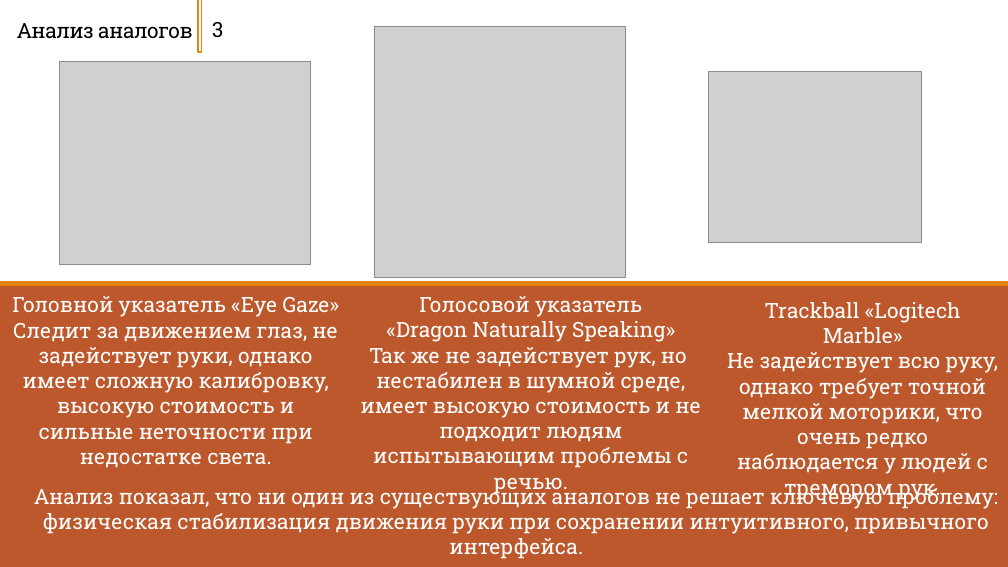
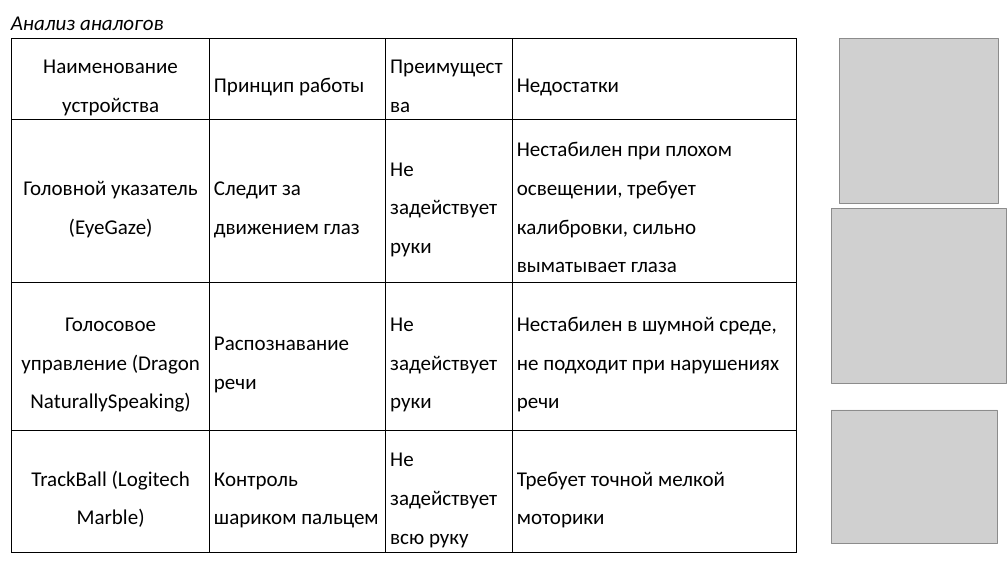
Before and after one commit to Zerocummer/Mmm-Yummers, a slide deck: slide 3 of Мышка для людей с ОВЗ/Документы/Презентация о манипуляторе другая.pptx. Drawn at 1008x567 pixels with LibreOffice and Linux fonts; fonts in the diff are those of the drawing; grey boxes stand for pictures. Boxes give left, top, right and bottom in pixels: in the first picture for what was removed or moved away, otherwise in the second. Text is boxed around its words. In the diff, an @@ line names an element or a change of style, - is before the commit and + after.

```diff
--- a/Мышка для людей с ОВЗ/Документы/Презентация о манипуляторе другая.pptx
+++ b/Мышка для людей с ОВЗ/Документы/Презентация о манипуляторе другая.pptx
@@ title "Анализ аналогов": place and size @@
-title "Анализ аналогов" at [17,23,193,39]
+title "Анализ аналогов" at [11,16,164,30]
@@ title "Анализ аналогов" at [11,16,164,30]: font Roboto Slab to Calibri, letter spacing -0.5 to 0 pt, italic on; line spacing 0.85 to 0.9; vertical alignment bottom to middle @@
@@ rectangle removed at [198,0,202,52] @@
@@ text removed at [212,22,223,38] @@
-3
@@ table added at [11,39,796,553], 4 rows, 4 columns @@
+Наименование устройства | Принцип работы | Преимущества | Недостатки
+Головной указатель (EyeGaze) | Следит за движением глаз | Не задействует руки | Нестабилен при плохом освещении, требует калибровки, сильно выматывает глаза
+Голосовое управление (Dragon NaturallySpeaking) | Распознавание речи | Не задействует руки | Нестабилен в шумной среде, не подходит при нарушениях речи
+TrackBall (Logitech Marble) | Контроль шариком пальцем | Не задействует всю руку | Требует точной мелкой моторики
@@ picture: place and size @@
-picture at [60,62,311,265]
+picture at [839,39,998,203]
@@ rectangle removed at [93,139,929,150] @@
@@ picture: place and size @@
-picture at [374,26,625,278]
+picture at [831,208,1006,383]
@@ rectangle removed at [0,284,1008,567] @@
@@ text removed at [12,296,339,468] @@
-Головной указатель «Eye Gaze»
-Следит за движением глаз, не задействует руки, однако имеет сложную калибровку, высокую стоимость и сильные неточности при недостатке света.
@@ text removed at [361,296,701,468] @@
-Голосовой указатель
-«Dragon Naturally Speaking»
-Так же не задействует рук, но нестабилен в шумной среде, имеет высокую стоимость и не подходит людям испытывающим проблемы с речью.
@@ text removed at [727,302,998,474] @@
-Trackball «Logitech Marble»
-Не задействует всю руку, однако требует точной мелкой моторики, что очень редко наблюдается у людей с тремором рук.
@@ picture: place and size @@
-picture at [709,71,922,243]
+picture at [831,410,997,544]
@@ text removed at [34,484,989,559] @@
-Анализ показал, что ни один из существующих аналогов не решает ключевую проблему: физическая стабилизация движения руки при сохранении интуитивного, привычного интерфейса.
@@ rectangle removed at [302,530,382,567] @@
```
Also in this commit, not shown: 8 other slides changed, 11 other files.
